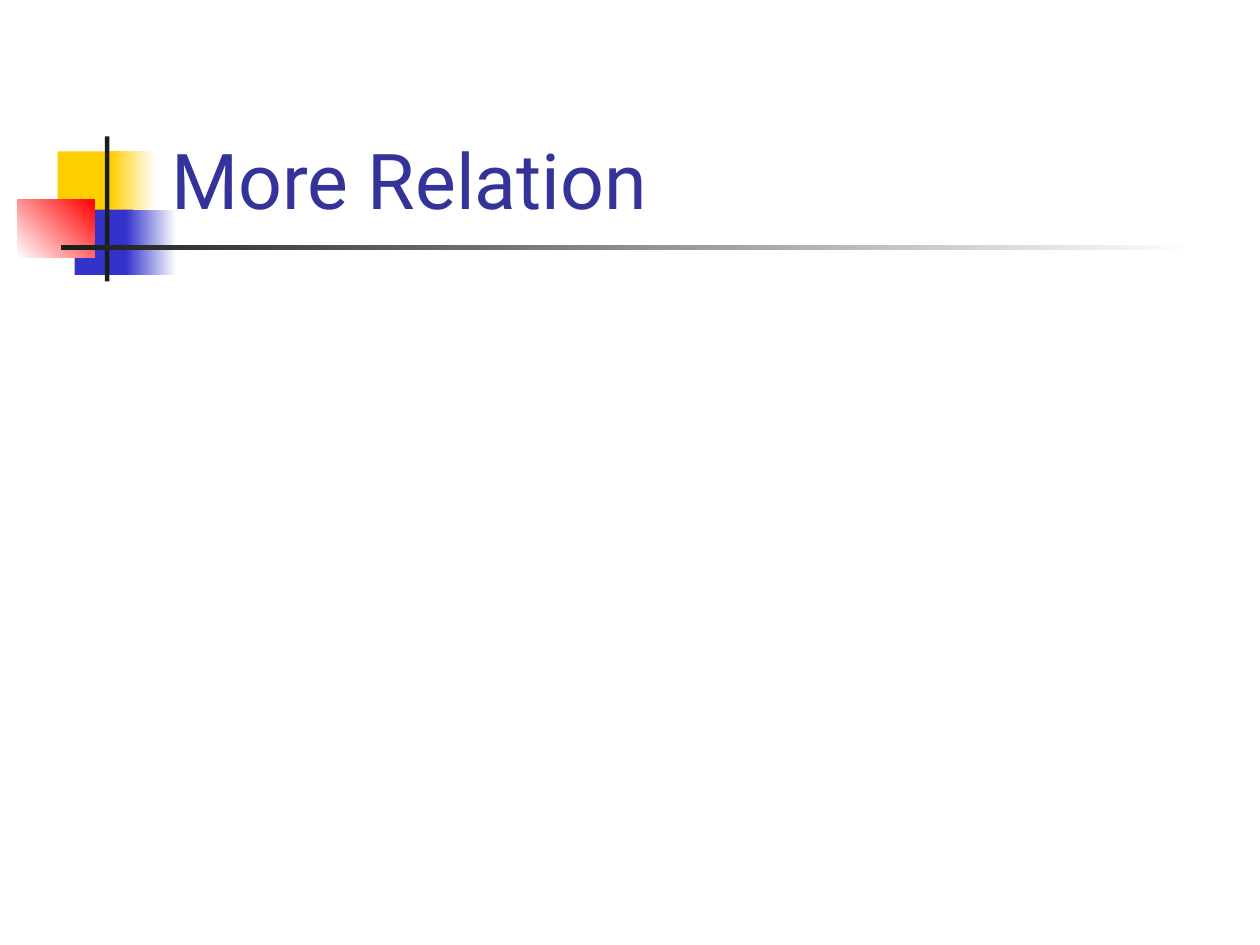
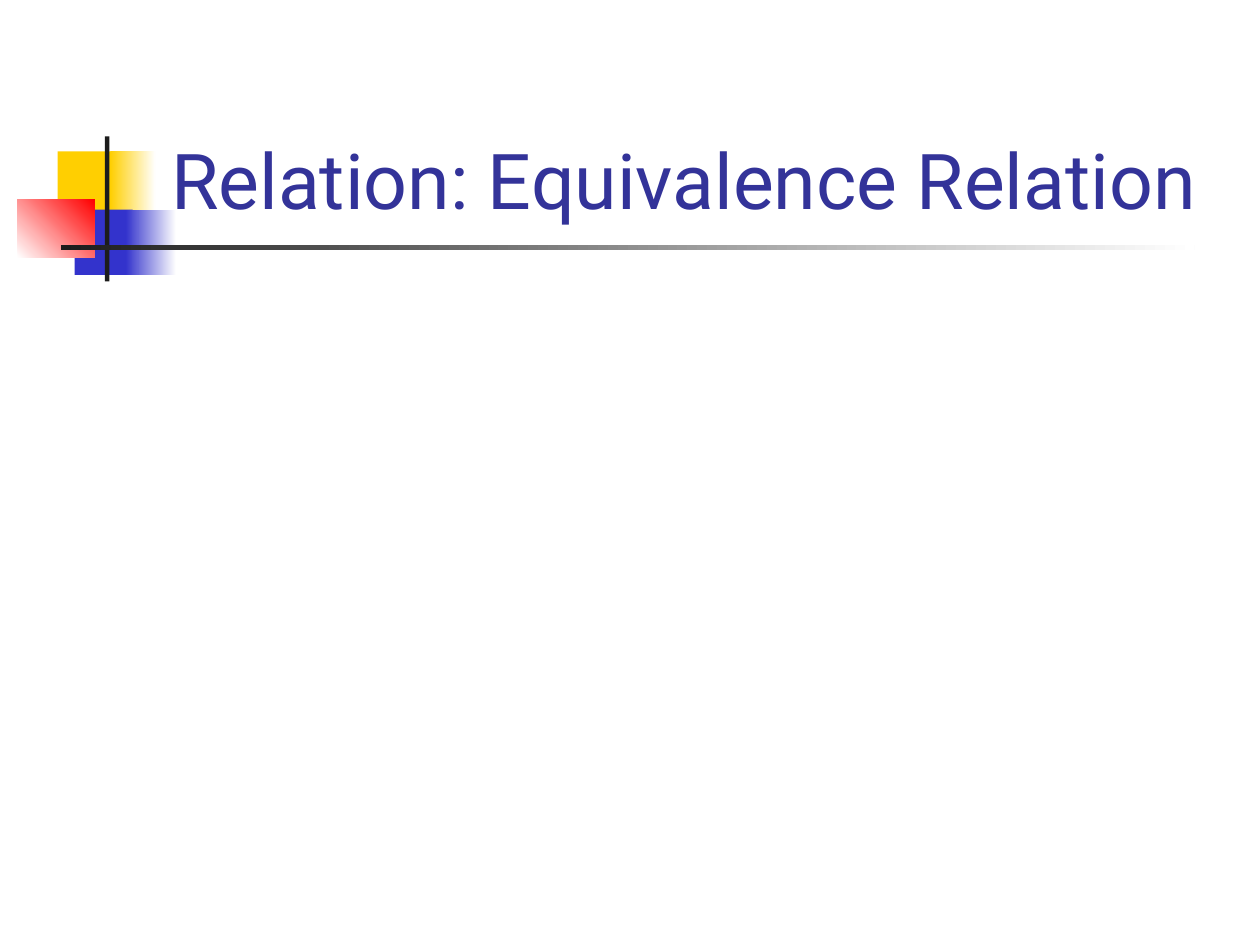
Before and after one commit to csslab-ustc/csslab-ustc.github.io, a slide deck: slide 15 of courses/theory/slides/lec02-math-foundation.pptx (slide 16 before the commit). Drawn at 1260x945 pixels with LibreOffice and Linux fonts; fonts in the diff are those of the drawing; grey boxes stand for pictures. Boxes give left, top, right and bottom in pixels: in the first picture for what was removed or moved away, otherwise in the second. Text is boxed around its words. In the diff, an @@ line names an element or a change of style, - is before the commit and + after.

```diff
--- a/courses/theory/slides/lec02-math-foundation.pptx
+++ b/courses/theory/slides/lec02-math-foundation.pptx
@@ title at bbox=[171, 151, 1196, 225]: text changed @@
-More Relation
+Relation: Equivalence Relation
```
Also in this commit, not shown: 7 other slides changed, 19 slides added, 7 slides removed, 5 other files.
